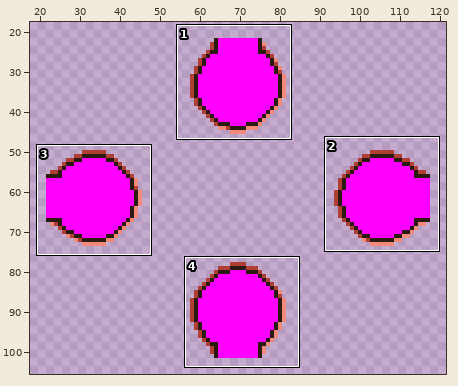
Pixel-art file -- aseprite-source/pfight/v47/hand/sock-hand-body-hole.aseprite. The first picture is a wide view before the edit; the outline marks the close-up.
Close-up. Old version:
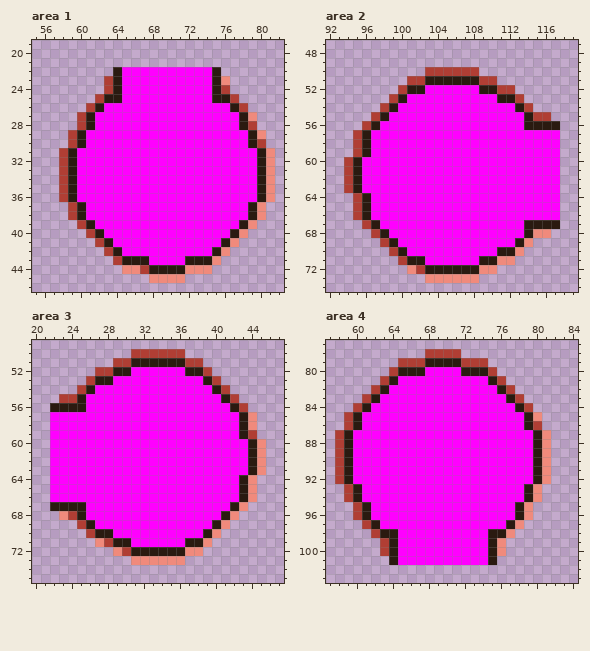
140x124 pixels, 1 frame. Shown: area 1: x 55..82, y 19..46; area 2: x 92..119, y 47..74; area 3: x 20..47, y 49..75; area 4: x 57..84, y 77..103. The wide view leaves out empty margins.
The same view after the edit:
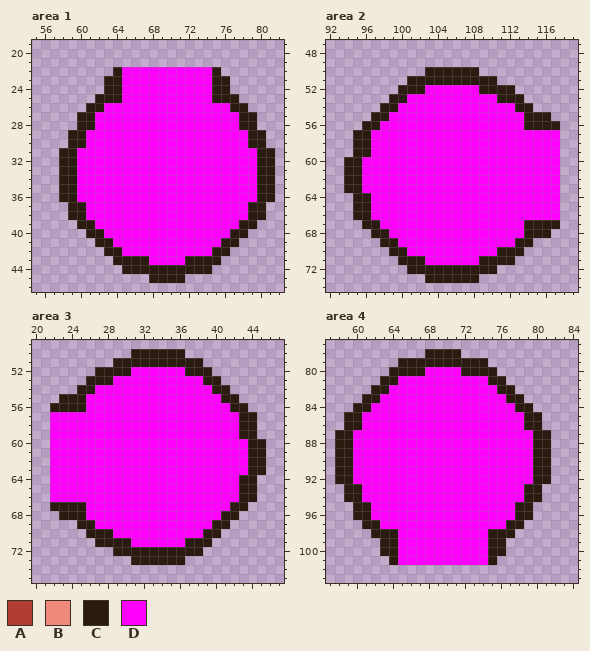
Palette (. is transparent): A #b03e34  B #f08a7c  C #2a1a10  D #ff00ff
The exact change:
--- area 1, layer "hole-rim-top"
@@ x 55..82 @@
 22 .........CDDDDDDDDDDC.......
-23 ........ACDDDDDDDDDDCB......
-24 ........ACDDDDDDDDDDCA......
-25 .......ACCDDDDDDDDDDCCA.....
-26 ......ACDDDDDDDDDDDDDDCA....
-27 .....ACDDDDDDDDDDDDDDDDCB...
-28 .....ACDDDDDDDDDDDDDDDDCA...
-29 ....ACDDDDDDDDDDDDDDDDDDCB..
-30 ....ACDDDDDDDDDDDDDDDDDDCA..
-31 ...ACDDDDDDDDDDDDDDDDDDDDCB.
-32 ...ACDDDDDDDDDDDDDDDDDDDDCB.
-33 ...ACDDDDDDDDDDDDDDDDDDDDCB.
-34 ...ACDDDDDDDDDDDDDDDDDDDDCB.
-35 ...ACDDDDDDDDDDDDDDDDDDDDCB.
-36 ...ACDDDDDDDDDDDDDDDDDDDDCB.
-37 ....ACDDDDDDDDDDDDDDDDDDCB..
-38 ....ACDDDDDDDDDDDDDDDDDDCB..
-39 .....ACDDDDDDDDDDDDDDDDCB...
-40 ......ACDDDDDDDDDDDDDDCB....
-41 .......ACDDDDDDDDDDDDCB.....
-42 ........ACDDDDDDDDDDCB......
-43 .........ACCCDDDDCCCB.......
-44 ..........BBACCCCBBB........
-45 .............BBBB...........
+23 ........CCDDDDDDDDDDCC......
+24 ........CCDDDDDDDDDDCC......
+25 .......CCCDDDDDDDDDDCCC.....
+26 ......CCDDDDDDDDDDDDDDCC....
+27 .....CCDDDDDDDDDDDDDDDDCC...
+28 .....CCDDDDDDDDDDDDDDDDCC...
+29 ....CCDDDDDDDDDDDDDDDDDDCC..
+30 ....CCDDDDDDDDDDDDDDDDDDCC..
+31 ...CCDDDDDDDDDDDDDDDDDDDDCC.
+32 ...CCDDDDDDDDDDDDDDDDDDDDCC.
+33 ...CCDDDDDDDDDDDDDDDDDDDDCC.
+34 ...CCDDDDDDDDDDDDDDDDDDDDCC.
+35 ...CCDDDDDDDDDDDDDDDDDDDDCC.
+36 ...CCDDDDDDDDDDDDDDDDDDDDCC.
+37 ....CCDDDDDDDDDDDDDDDDDDCC..
+38 ....CCDDDDDDDDDDDDDDDDDDCC..
+39 .....CCDDDDDDDDDDDDDDDDCC...
+40 ......CCDDDDDDDDDDDDDDCC....
+41 .......CCDDDDDDDDDDDDCC.....
+42 ........CCDDDDDDDDDDCC......
+43 .........CCCCDDDDCCCC.......
+44 ..........CCCCCCCCCC........
+45 .............CCCC...........
 46 ............................
--- area 2, layer "hole-rim-right"
@@ x 92..119 @@
 49 ............................
-50 ...........AAAAAA...........
-51 .........AACCCCCCAA.........
-52 ........ACCDDDDDDCCAA.......
-53 .......ACDDDDDDDDDDCCA......
-54 ......ACDDDDDDDDDDDDDCA.....
-55 .....ACDDDDDDDDDDDDDDDCAA...
-56 ....ACDDDDDDDDDDDDDDDDCCCC..
-57 ...ACDDDDDDDDDDDDDDDDDDDDD..
-58 ...ACDDDDDDDDDDDDDDDDDDDDD..
-59 ...ACDDDDDDDDDDDDDDDDDDDDD..
-60 ..ACDDDDDDDDDDDDDDDDDDDDDD..
-61 ..ACDDDDDDDDDDDDDDDDDDDDDD..
-62 ..ACDDDDDDDDDDDDDDDDDDDDDD..
-63 ..ACDDDDDDDDDDDDDDDDDDDDDD..
-64 ...ACDDDDDDDDDDDDDDDDDDDDD..
-65 ...ACDDDDDDDDDDDDDDDDDDDDD..
-66 ...ACDDDDDDDDDDDDDDDDDDDDD..
-67 ....ACDDDDDDDDDDDDDDDDCCCC..
-68 .....ACDDDDDDDDDDDDDDDCBB...
-69 ......ACDDDDDDDDDDDDDCB.....
-70 .......ACDDDDDDDDDDCCB......
-71 ........ACCDDDDDDCCBB.......
-72 .........BACCCCCCBB.........
-73 ...........BBBBBB...........
+50 ...........CCCCCC...........
+51 .........CCCCCCCCCC.........
+52 ........CCCDDDDDDCCCC.......
+53 .......CCDDDDDDDDDDCCC......
+54 ......CCDDDDDDDDDDDDDCC.....
+55 .....CCDDDDDDDDDDDDDDDCCC...
+56 ....CCDDDDDDDDDDDDDDDDCCCC..
+57 ...CCDDDDDDDDDDDDDDDDDDDDD..
+58 ...CCDDDDDDDDDDDDDDDDDDDDD..
+59 ...CCDDDDDDDDDDDDDDDDDDDDD..
+60 ..CCDDDDDDDDDDDDDDDDDDDDDD..
+61 ..CCDDDDDDDDDDDDDDDDDDDDDD..
+62 ..CCDDDDDDDDDDDDDDDDDDDDDD..
+63 ..CCDDDDDDDDDDDDDDDDDDDDDD..
+64 ...CCDDDDDDDDDDDDDDDDDDDDD..
+65 ...CCDDDDDDDDDDDDDDDDDDDDD..
+66 ...CCDDDDDDDDDDDDDDDDDDDDD..
+67 ....CCDDDDDDDDDDDDDDDDCCCC..
+68 .....CCDDDDDDDDDDDDDDDCCC...
+69 ......CCDDDDDDDDDDDDDCC.....
+70 .......CCDDDDDDDDDDCCC......
+71 ........CCCDDDDDDCCCC.......
+72 .........CCCCCCCCCC.........
+73 ...........CCCCCC...........
 74 ............................
--- area 3, layer "hole-rim-left"
@@ x 20..47 @@
 49 ............................
-50 ...........AAAAAA...........
-51 .........AACCCCCCAA.........
-52 .......AACCDDDDDDCCA........
-53 ......ACCDDDDDDDDDDCA.......
-54 .....ACDDDDDDDDDDDDDCA......
-55 ...AACDDDDDDDDDDDDDDDCA.....
-56 ..CCCCDDDDDDDDDDDDDDDDCA....
-57 ..DDDDDDDDDDDDDDDDDDDDDCB...
-58 ..DDDDDDDDDDDDDDDDDDDDDCB...
-59 ..DDDDDDDDDDDDDDDDDDDDDCA...
-60 ..DDDDDDDDDDDDDDDDDDDDDDCB..
-61 ..DDDDDDDDDDDDDDDDDDDDDDCB..
-62 ..DDDDDDDDDDDDDDDDDDDDDDCB..
-63 ..DDDDDDDDDDDDDDDDDDDDDDCB..
-64 ..DDDDDDDDDDDDDDDDDDDDDCB...
-65 ..DDDDDDDDDDDDDDDDDDDDDCB...
-66 ..DDDDDDDDDDDDDDDDDDDDDCB...
-67 ..CCCCDDDDDDDDDDDDDDDDCB....
-68 ...BACDDDDDDDDDDDDDDDCB.....
-69 .....ACDDDDDDDDDDDDDCB......
-70 ......ACCDDDDDDDDDDCB.......
-71 .......BACCDDDDDDCCB........
-72 .........BACCCCCCBB.........
-73 ...........BBBBBB...........
+50 ...........CCCCCC...........
+51 .........CCCCCCCCCC.........
+52 .......CCCCDDDDDDCCC........
+53 ......CCCDDDDDDDDDDCC.......
+54 .....CCDDDDDDDDDDDDDCC......
+55 ...CCCDDDDDDDDDDDDDDDCC.....
+56 ..CCCCDDDDDDDDDDDDDDDDCC....
+57 ..DDDDDDDDDDDDDDDDDDDDDCC...
+58 ..DDDDDDDDDDDDDDDDDDDDDCC...
+59 ..DDDDDDDDDDDDDDDDDDDDDCC...
+60 ..DDDDDDDDDDDDDDDDDDDDDDCC..
+61 ..DDDDDDDDDDDDDDDDDDDDDDCC..
+62 ..DDDDDDDDDDDDDDDDDDDDDDCC..
+63 ..DDDDDDDDDDDDDDDDDDDDDDCC..
+64 ..DDDDDDDDDDDDDDDDDDDDDCC...
+65 ..DDDDDDDDDDDDDDDDDDDDDCC...
+66 ..DDDDDDDDDDDDDDDDDDDDDCC...
+67 ..CCCCDDDDDDDDDDDDDDDDCC....
+68 ...CCCDDDDDDDDDDDDDDDCC.....
+69 .....CCDDDDDDDDDDDDDCC......
+70 ......CCCDDDDDDDDDDCC.......
+71 .......CCCCDDDDDDCCC........
+72 .........CCCCCCCCCC.........
+73 ...........CCCCCC...........
 74 ............................
--- area 4, layer "hole-rim-bottom"
@@ x 57..84 @@
  77 ............................
- 78 ...........AAAA.............
- 79 ........AAACCCCAAA..........
- 80 .......ACCCDDDDCCCA.........
- 81 ......ACDDDDDDDDDDCA........
- 82 .....ACDDDDDDDDDDDDCA.......
- 83 ....ACDDDDDDDDDDDDDDCA......
- 84 ...ACDDDDDDDDDDDDDDDDCA.....
- 85 ..ACDDDDDDDDDDDDDDDDDDCB....
- 86 ..ACDDDDDDDDDDDDDDDDDDCA....
- 87 .ACDDDDDDDDDDDDDDDDDDDDCB...
- 88 .ACDDDDDDDDDDDDDDDDDDDDCB...
- 89 .ACDDDDDDDDDDDDDDDDDDDDCB...
- 90 .ACDDDDDDDDDDDDDDDDDDDDCB...
- 91 .ACDDDDDDDDDDDDDDDDDDDDCB...
- 92 .ACDDDDDDDDDDDDDDDDDDDDCB...
- 93 ..ACDDDDDDDDDDDDDDDDDDCB....
- 94 ..ACDDDDDDDDDDDDDDDDDDCB....
- 95 ...ACDDDDDDDDDDDDDDDDCB.....
- 96 ...ACDDDDDDDDDDDDDDDDCB.....
- 97 ....ACDDDDDDDDDDDDDDCB......
- 98 .....ACCDDDDDDDDDDCCB.......
- 99 ......ACDDDDDDDDDDCB........
-100 ......ACDDDDDDDDDDCB........
+ 78 ...........CCCC.............
+ 79 ........CCCCCCCCCC..........
+ 80 .......CCCCDDDDCCCC.........
+ 81 ......CCDDDDDDDDDDCC........
+ 82 .....CCDDDDDDDDDDDDCC.......
+ 83 ....CCDDDDDDDDDDDDDDCC......
+ 84 ...CCDDDDDDDDDDDDDDDDCC.....
+ 85 ..CCDDDDDDDDDDDDDDDDDDCC....
+ 86 ..CCDDDDDDDDDDDDDDDDDDCC....
+ 87 .CCDDDDDDDDDDDDDDDDDDDDCC...
+ 88 .CCDDDDDDDDDDDDDDDDDDDDCC...
+ 89 .CCDDDDDDDDDDDDDDDDDDDDCC...
+ 90 .CCDDDDDDDDDDDDDDDDDDDDCC...
+ 91 .CCDDDDDDDDDDDDDDDDDDDDCC...
+ 92 .CCDDDDDDDDDDDDDDDDDDDDCC...
+ 93 ..CCDDDDDDDDDDDDDDDDDDCC....
+ 94 ..CCDDDDDDDDDDDDDDDDDDCC....
+ 95 ...CCDDDDDDDDDDDDDDDDCC.....
+ 96 ...CCDDDDDDDDDDDDDDDDCC.....
+ 97 ....CCDDDDDDDDDDDDDDCC......
+ 98 .....CCCDDDDDDDDDDCCC.......
+ 99 ......CCDDDDDDDDDDCC........
+100 ......CCDDDDDDDDDDCC........
 101 .......CDDDDDDDDDDC.........
